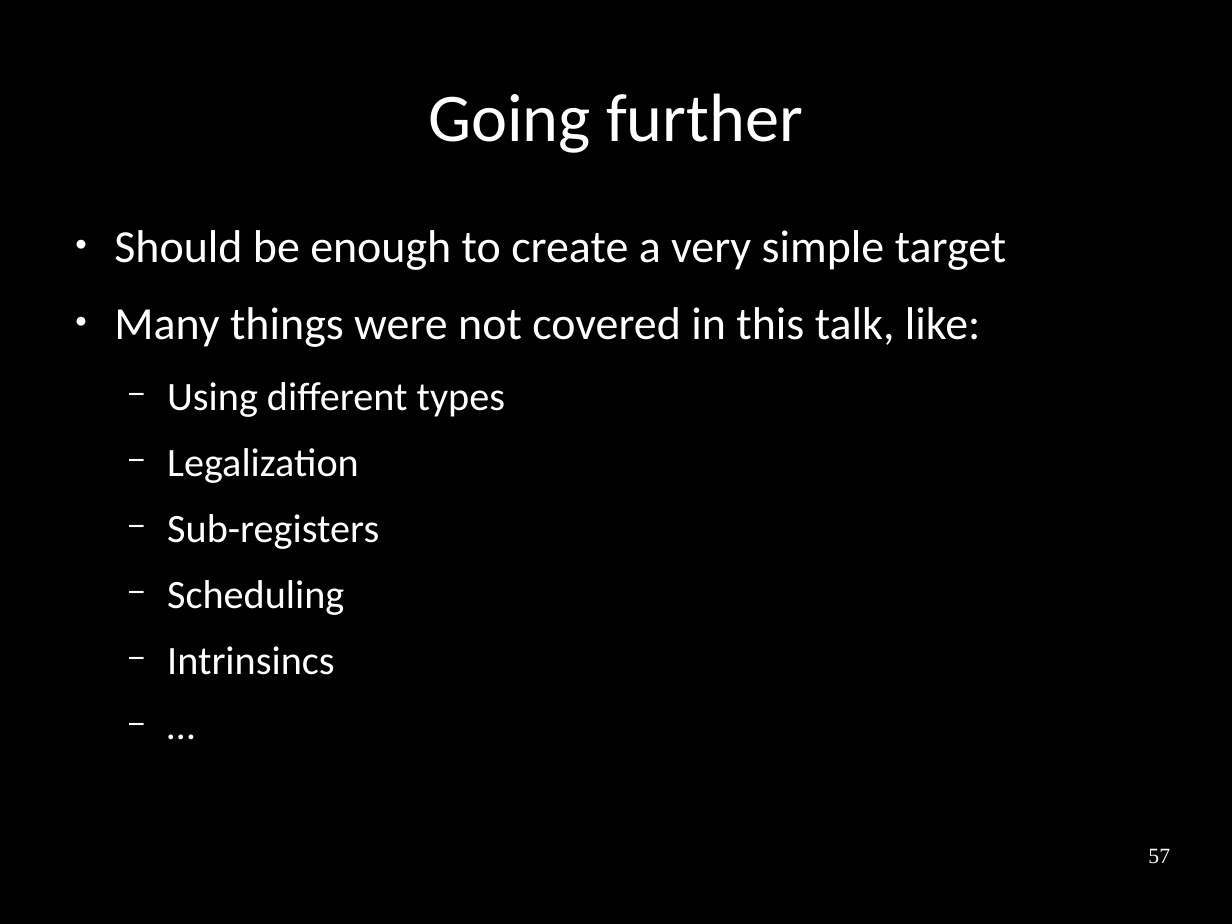
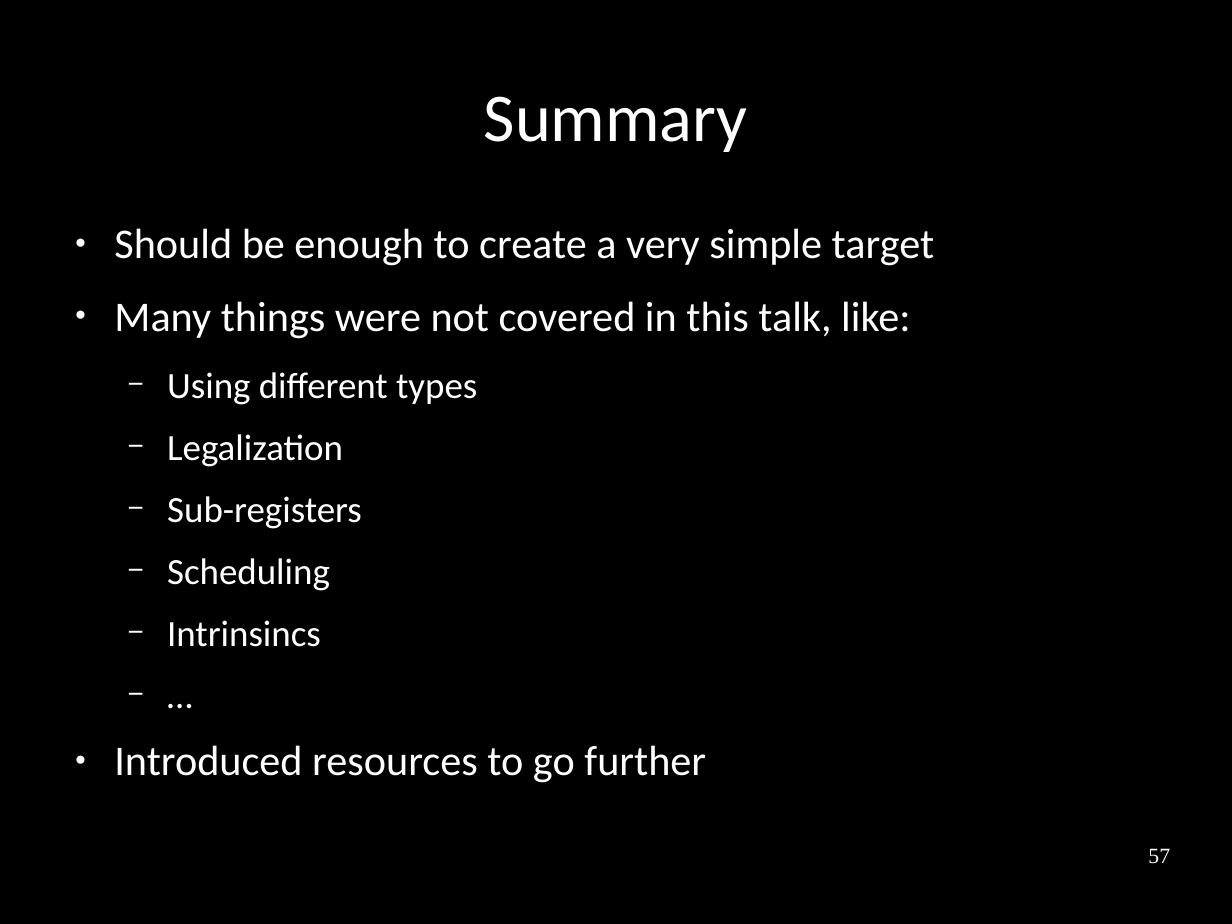
Before and after one commit to frasercrmck/llvm-leg, a slide deck: slide 57 of docs/Codeplay/Slides.odp. Drawn at 1232x924 pixels with LibreOffice and Linux fonts; fonts in the diff are those of the drawing. Boxes give left, top, right and bottom in pixels: in the first picture for what was removed or moved away, otherwise in the second. Text is boxed around its words. In the diff, an @@ line names an element or a change of style, - is before the commit and + after.

```diff
--- a/docs/Codeplay/Slides.odp
+++ b/docs/Codeplay/Slides.odp
@@ title at bbox=[484, 96, 748, 152]: text changed @@
-Going further
+Summary
@@ text at bbox=[114, 228, 935, 647]: size 29.6 to 27.2 pt in "Should be enough to create a very ...", "Many things were not covered in this ..."; size 25.9 to 23.8 pt in "Using different types", "Legalization", "Sub-registers", "Scheduling" and 2 more places @@
@@ text at bbox=[114, 745, 706, 783]: paragraph added @@
+● Introduced resources to go further
```
Also in this commit, not shown: 11 other slides changed.
